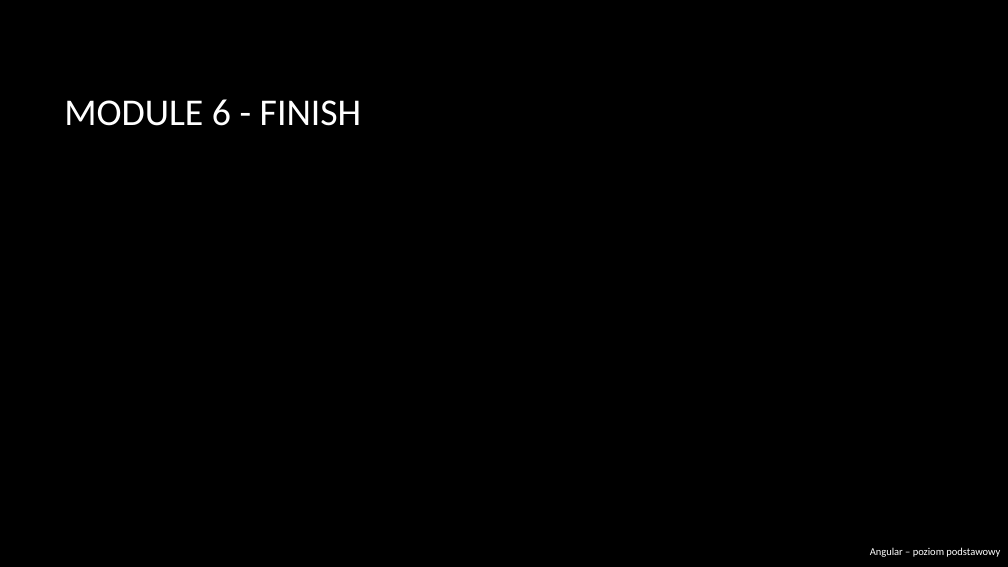
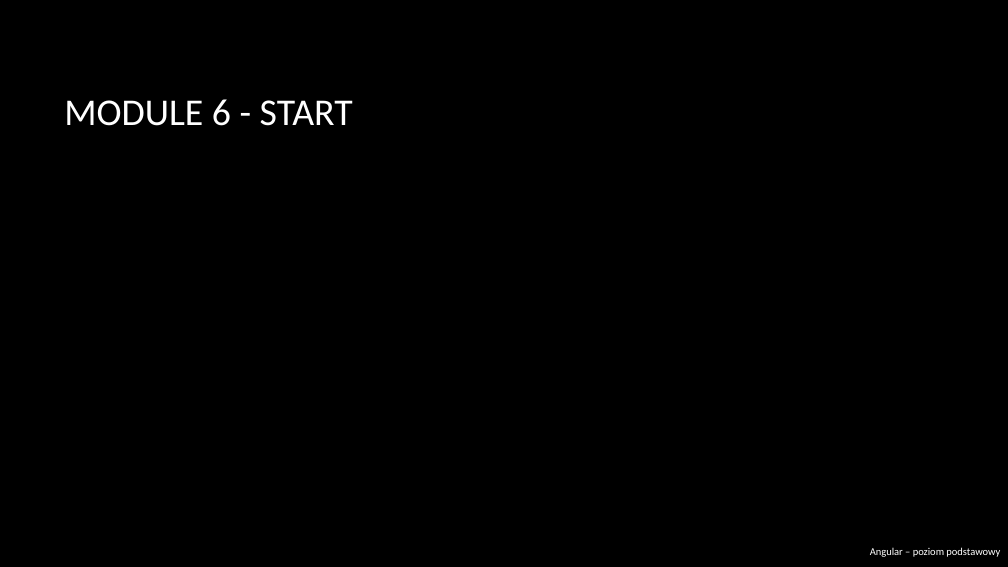
Before and after one commit to RafalSzczuka/angular-course-pfr, a slide deck: slide 70 of prezentacja/Angular beginner.pptx (slide 74 before the commit). Drawn at 1008x567 pixels with LibreOffice and Linux fonts; fonts in the diff are those of the drawing; background and template pictures are left out. Boxes give left, top, right and bottom in pixels: in the first picture for what was removed or moved away, otherwise in the second. Text is boxed around its words. In the diff, an @@ line names an element or a change of style, - is before the commit and + after.

```diff
--- a/prezentacja/Angular beginner.pptx
+++ b/prezentacja/Angular beginner.pptx
@@ title at (x1=64, y1=99, x2=353, y2=126): text changed @@
-MODULE 6 - FINISH
+MODULE 6 - START
```
Also in this commit, not shown: 19 other slides changed, 2 slides added, 2 slides removed, 2 other files.
